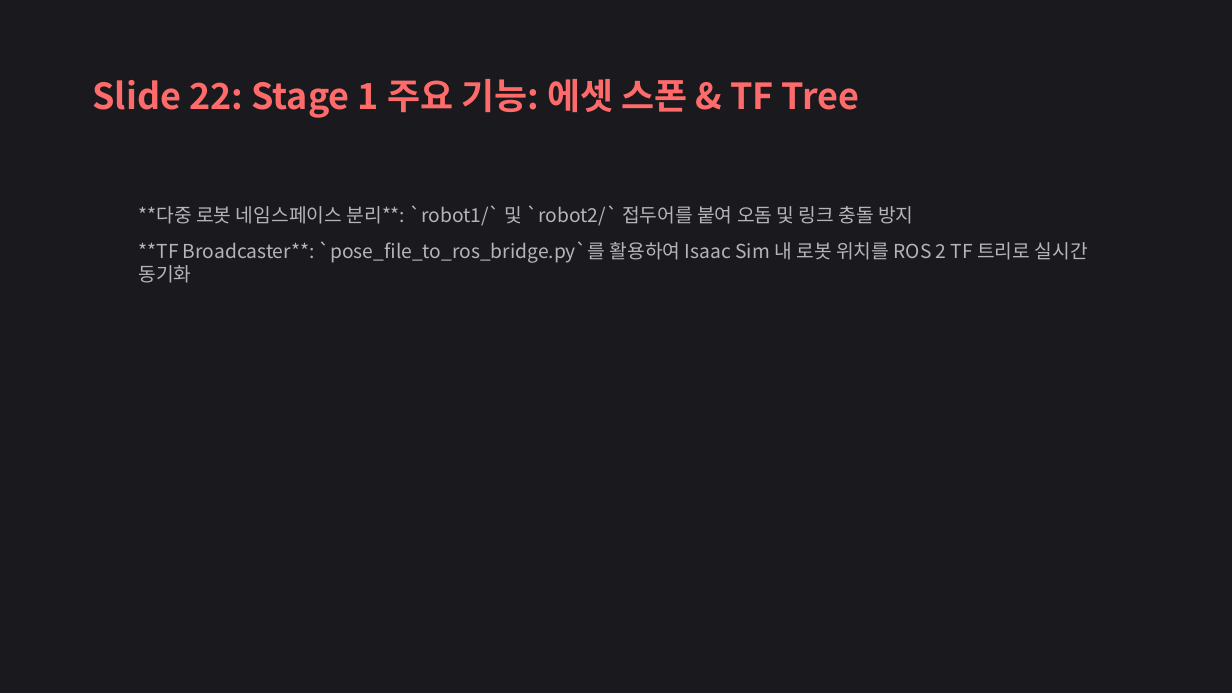
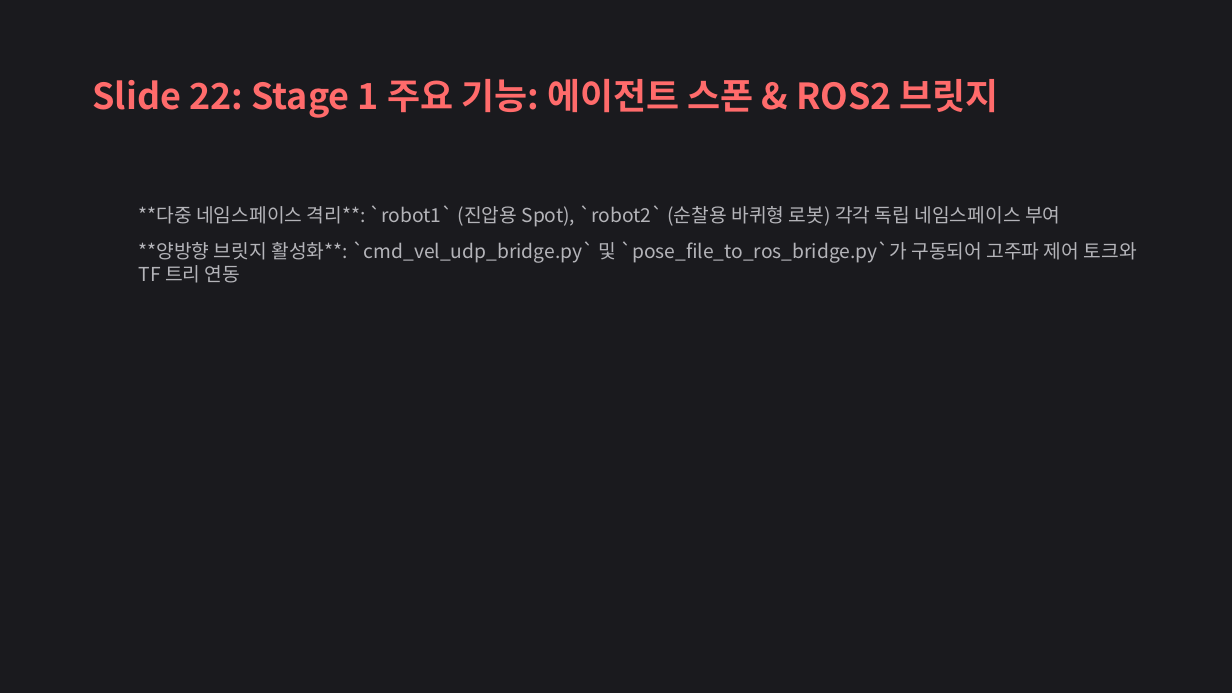
Before and after one commit to yoonseonjae/hot-spot_isaac_sim, a slide deck: slide 22 of docs/Cobot_Fire_Sim_Presentation.pptx. Drawn at 1232x693 pixels with LibreOffice and Linux fonts; fonts in the diff are those of the drawing. Boxes give left, top, right and bottom in pixels: in the first picture for what was removed or moved away, otherwise in the second. Text is boxed around its words. In the diff, an @@ line names an element or a change of style, - is before the commit and + after.

```diff
--- a/docs/Cobot_Fire_Sim_Presentation.pptx
+++ b/docs/Cobot_Fire_Sim_Presentation.pptx
@@ text at bbox=[92, 79, 999, 118]: text changed @@
-Slide 22: Stage 1 주요 기능: 에셋 스폰 & TF Tree
+Slide 22: Stage 1 주요 기능: 에이전트 스폰 & ROS2 브릿지
@@ text at bbox=[139, 205, 1137, 283]: text changed @@
-  **다중 로봇 네임스페이스 분리**: `robot1/` 및 `robot2/` 접두어를 붙여 오돔 및 링크 충돌 방지
-  **TF Broadcaster**: `pose_file_to_ros_bridge.py`를 활용하여 Isaac Sim 내 로봇 위치를 ROS 2 TF 트리로 실시간 동기화
+  **다중 네임스페이스 격리**: `robot1` (진압용 Spot), `robot2` (순찰용 바퀴형 로봇) 각각 독립 네임스페이스 부여
+  **양방향 브릿지 활성화**: `cmd_vel_udp_bridge.py` 및 `pose_file_to_ros_bridge.py`가 구동되어 고주파 제어 토크와 TF 트리 연동
```
Also in this commit, not shown: 26 other slides changed, 4 slides added, 1 slide removed, 1 other file.
